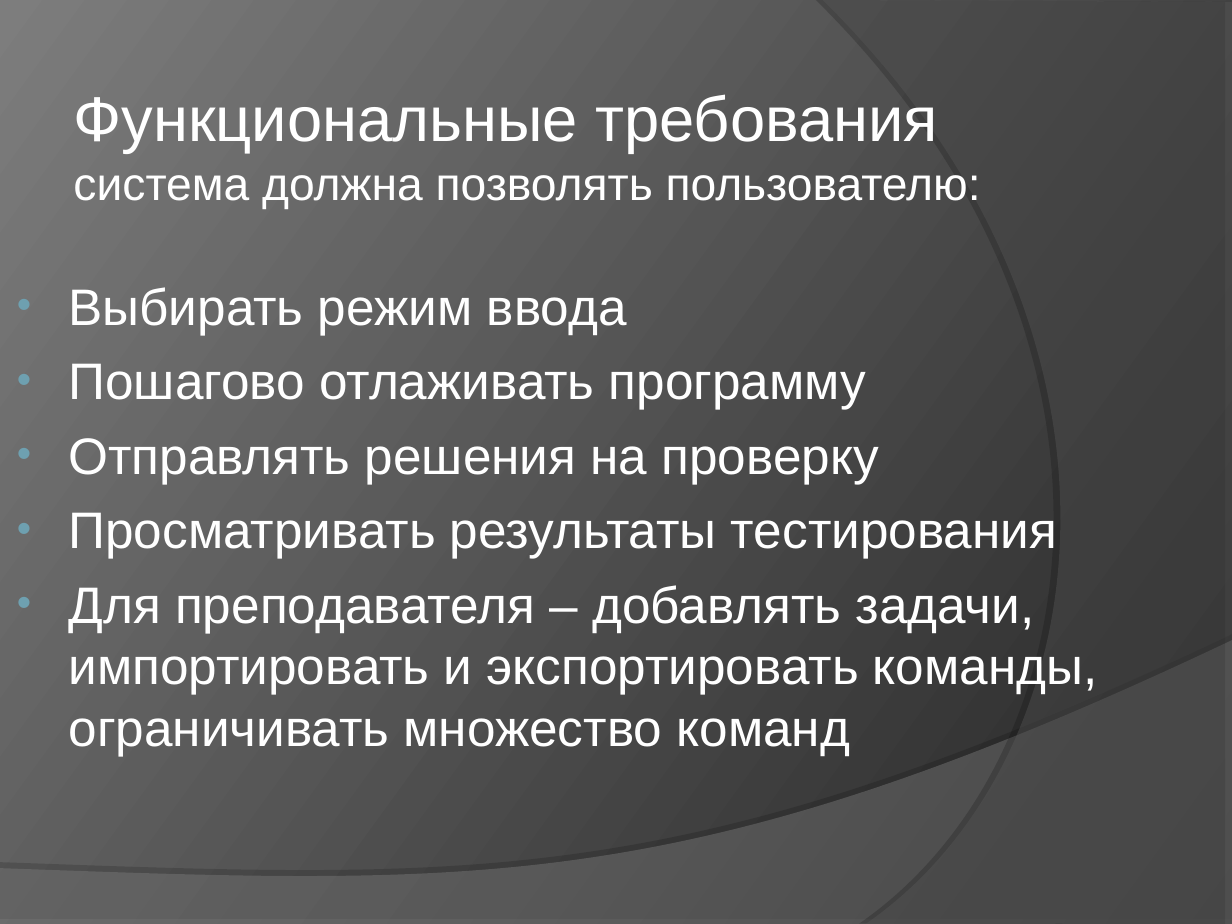
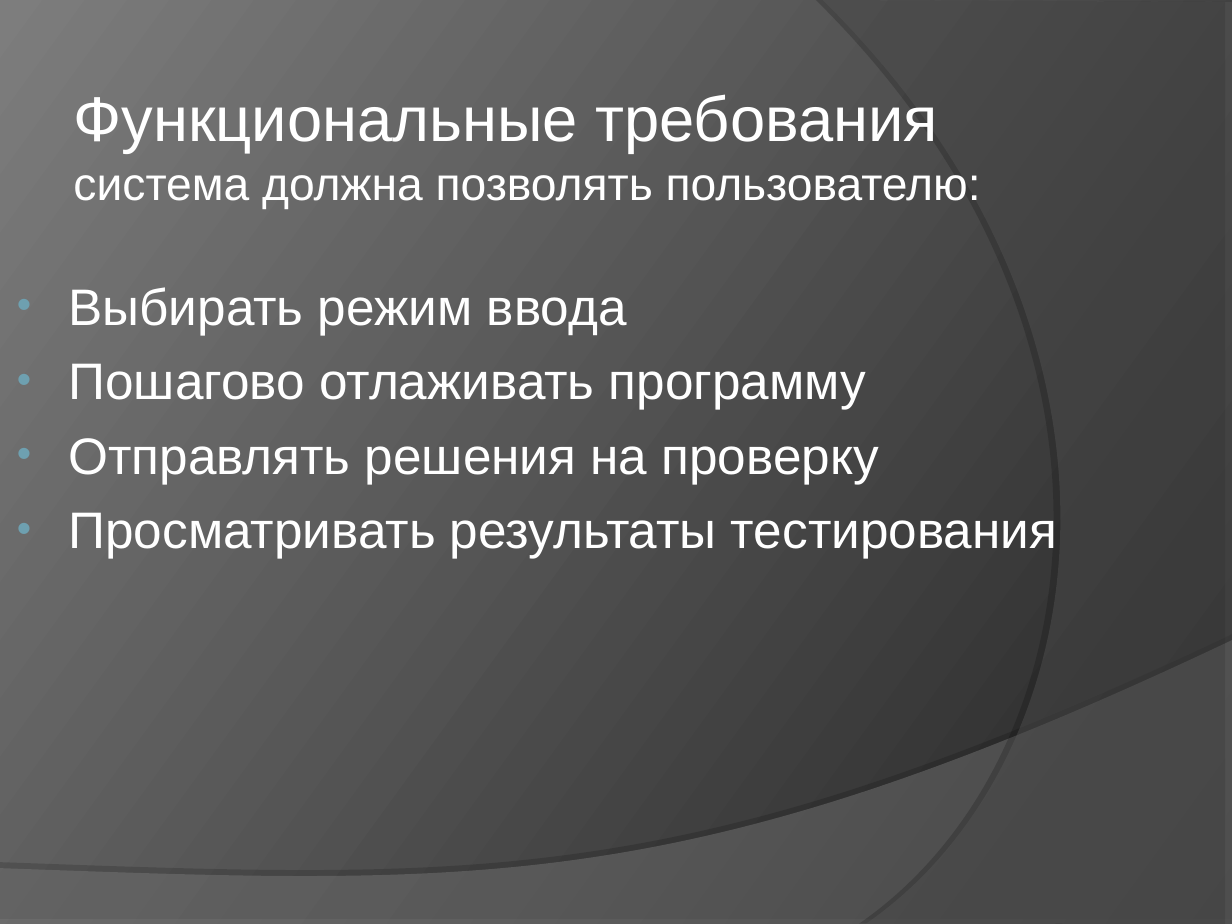
Before and after one commit to klenin/cats-junior, a slide deck: slide 7 of C8403A_Vasilyeva_presentation.ppt. Drawn at 1232x924 pixels with LibreOffice and Linux fonts; fonts in the diff are those of the drawing. Boxes give left, top, right and bottom in pixels: in the first picture for what was removed or moved away, otherwise in the second. Text is boxed around its words. In the diff, an @@ line names an element or a change of style, - is before the commit and + after.

```diff
--- a/C8403A_Vasilyeva_presentation.ppt
+++ b/C8403A_Vasilyeva_presentation.ppt
@@ text at (69, 585, 1098, 756): paragraph removed @@
-• Для преподавателя – добавлять задачи, импортировать и экспортировать команды, ограничивать множество команд
```
Also in this commit, not shown: 3 other slides changed, 1 slide removed, 2 other files.
